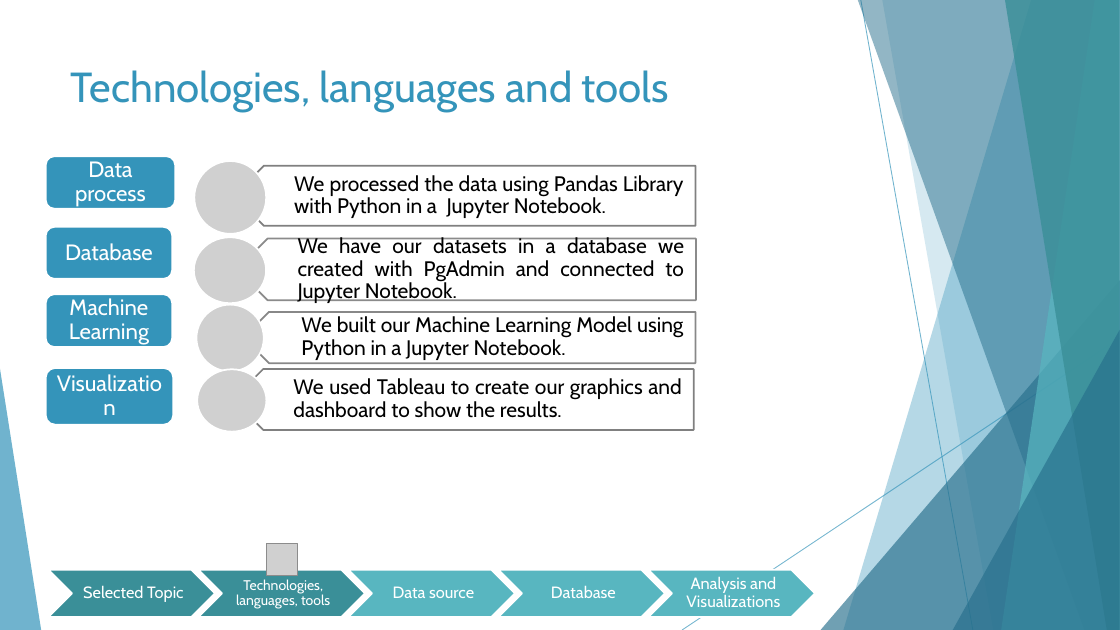
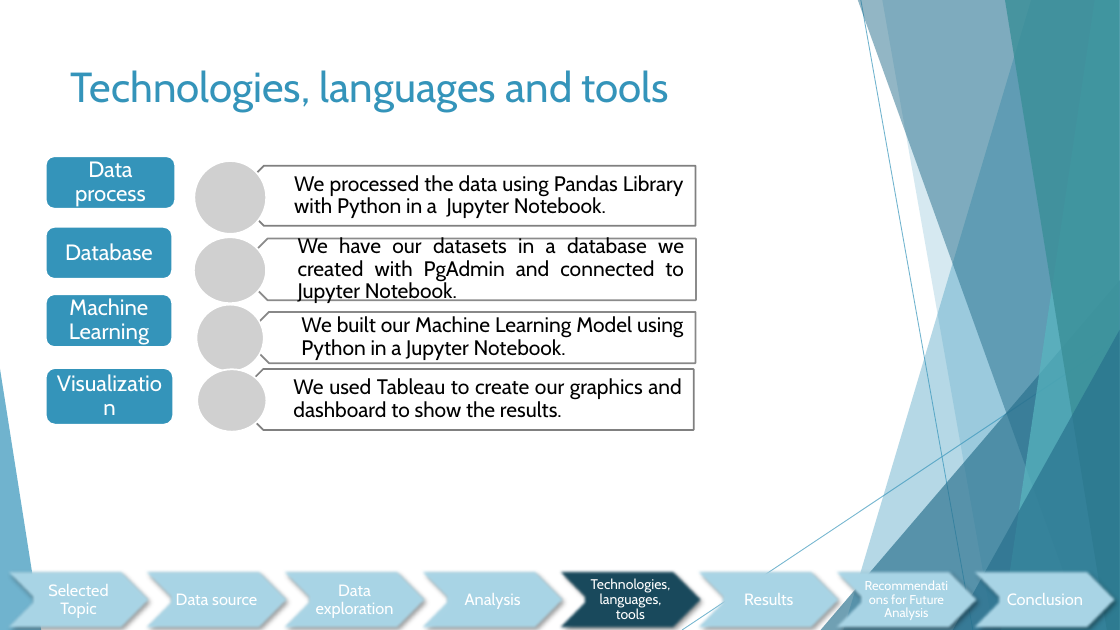
Before and after one commit to jcerda1994/Proyecto_final_1, a slide deck: slide 14 of Final Presentation.pptx (slide 13 before the commit). Drawn at 1120x630 pixels with LibreOffice and Linux fonts; fonts in the diff are those of the drawing; grey boxes stand for pictures. Boxes give left, top, right and bottom in pixels: in the first picture for what was removed or moved away, otherwise in the second. Text is boxed around its words. In the diff, an @@ line names an element or a change of style, - is before the commit and + after.

```diff
--- a/Final Presentation.pptx
+++ b/Final Presentation.pptx
@@ picture removed at [266, 544, 298, 576] @@
@@ chevron: place and size @@
-chevron at [49, 570, 215, 617]
+chevron at [0, 570, 154, 630]
@@ chevron at [0, 570, 154, 630]: fill #3A8F98 to #AAD6E7; outline #FFFFFF 1.5 pt to none; shadow on @@
@@ text "Selected Topic" rewrapped from [83, 585, 183, 602] to [48, 584, 108, 618] @@
@@ chevron at [138, 570, 292, 630]: fill #3A8F98 to #AAD6E7; outline #FFFFFF 1.5 pt to none; shadow on @@
@@ chevron: place and size @@
-chevron at [198, 570, 365, 617]
+chevron at [138, 570, 292, 630]
@@ text "Data source": place and size @@
-text "Data source" at [393, 586, 474, 598]
+text "Data source" at [176, 594, 257, 605]
@@ chevron at [414, 570, 568, 630]: fill #58B6C0 to #AAD6E7; outline #FFFFFF 1.5 pt to none; shadow on @@
@@ chevron: place and size @@
-chevron at [349, 570, 515, 617]
+chevron at [414, 570, 568, 630]
@@ text removed at [551, 585, 616, 598] @@
-Database
@@ chevron: place and size @@
-chevron at [498, 570, 665, 617]
+chevron at [553, 570, 707, 630]
@@ chevron at [553, 570, 707, 630]: fill #58B6C0 to #1A4A5D; outline #FFFFFF 1.5 pt to none; shadow on @@
@@ text "Technologies, languages, tools" rewrapped from [236, 579, 330, 609] to [591, 578, 671, 619] @@
@@ text removed at [686, 576, 780, 607] @@
-Analysis and Visualizations
@@ chevron: place and size @@
-chevron at [649, 570, 815, 617]
+chevron at [691, 570, 844, 630]
@@ chevron at [691, 570, 844, 630]: fill #58B6C0 to #AAD6E7; outline #FFFFFF 1.5 pt to none; shadow on @@
@@ group added at [276, 570, 1120, 630]: 5 texts, 3 chevrons @@
+Data exploration
+Analysis
+Results
+Recommendations for Future Analysis
+Conclusion
```
Also in this commit, not shown: 14 other slides changed, 2 slides added, 1 slide removed.
